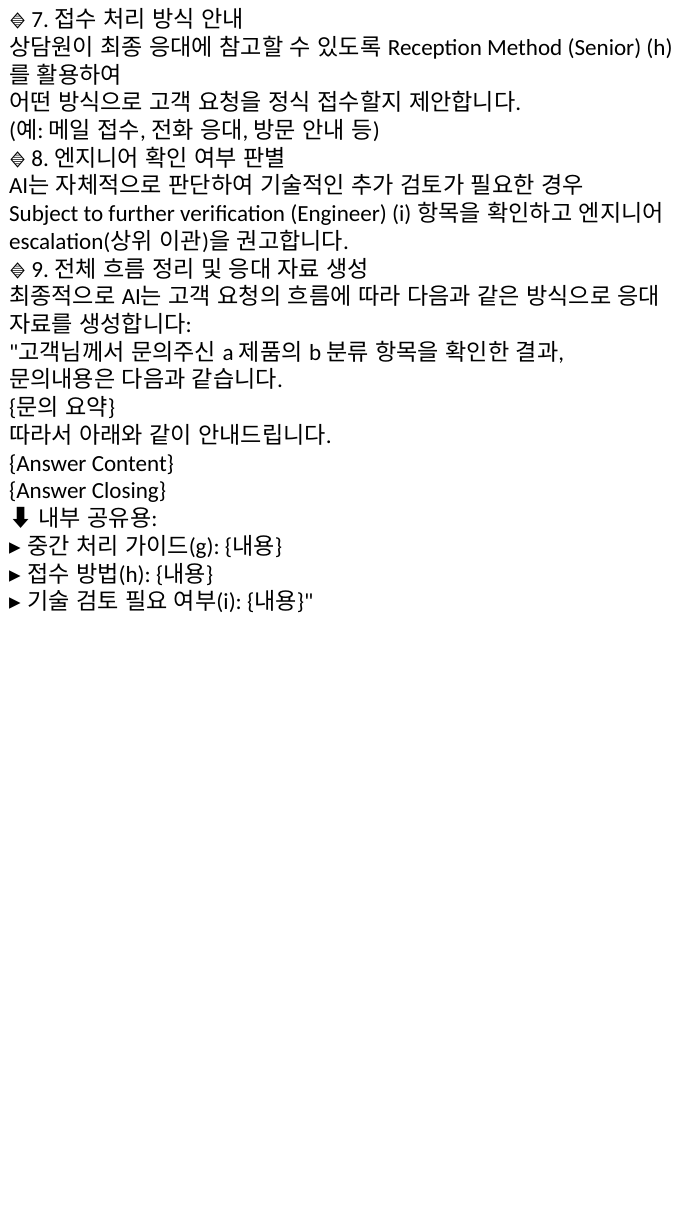
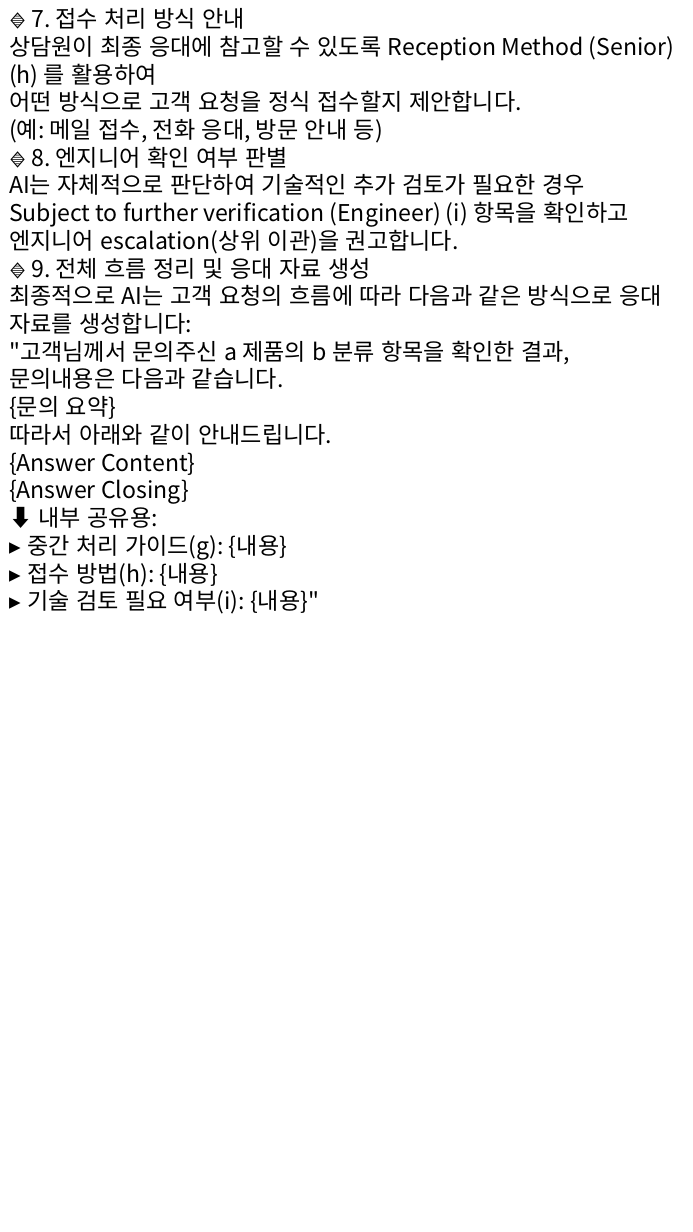
Before and after one commit to yoonwhan-ji/yoonwhan-ji.github.io, a slide deck: slide 2 of powerpoint/20250410_프로세스(9단계).pptx. Drawn at 693x1232 pixels with LibreOffice and Linux fonts; fonts in the diff are those of the drawing. Boxes give left, top, right and bottom in pixels: in the first picture for what was removed or moved away, otherwise in the second. Text is boxed around its words. In the diff, an @@ line names an element or a change of style, - is before the commit and + after.

```diff
--- a/powerpoint/20250410_프로세스(9단계).pptx
+++ b/powerpoint/20250410_프로세스(9단계).pptx
@@ text "🔹 7. 접수 처리 방식 ..." at [9,8,675,614]: font Calibri to Noto Sans CJK KR @@
```
Also in this commit, not shown: 1 other slide changed, 5 other files.
